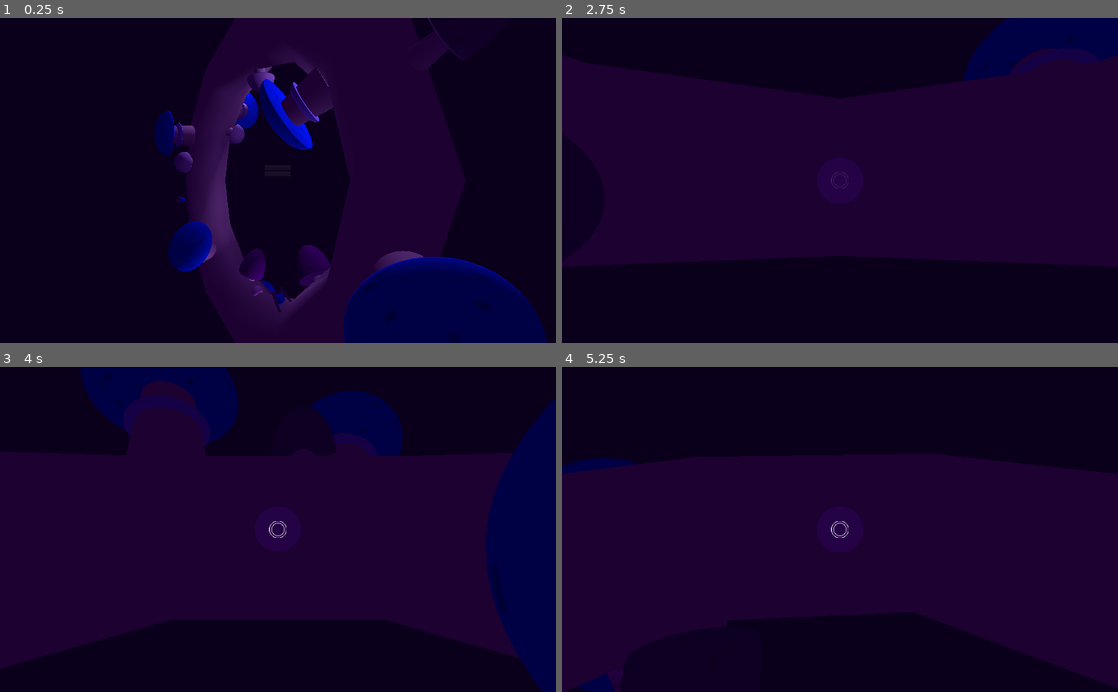
Above: before the commit, frames 1-4 (two rows, left to right).
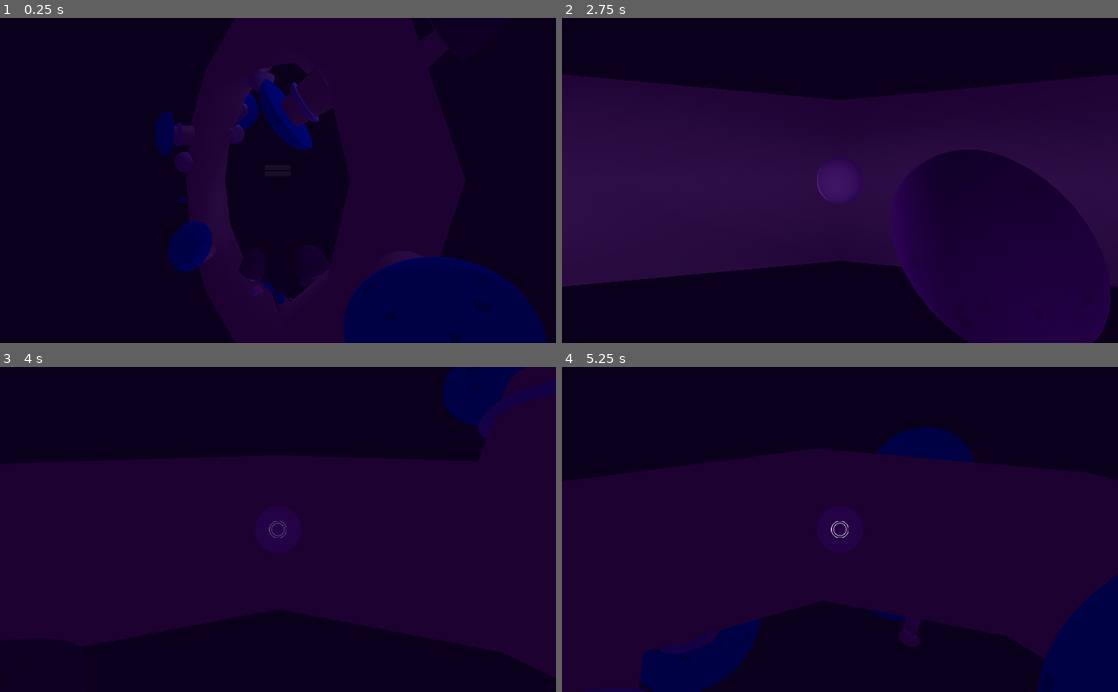
Above: after the commit, the same moments.

Repository: the-alex-g/LD47
Game: Godot game, scene res://Main/Main.tscn
Same seed, same stepped clock (60 frames per second), same inputs: the game is played once before the commit and once after it.
Inputs:
- Up to frame 1 (0.25 s): no input
- Up to frame 2 (2.75 s): click "Play" at 0.5 s; hold Right (Right) 1.28-2.03 s; hold Down (Backward) from 2.03 s (still down)
- Up to frame 3 (4 s): release Down (Backward) at 2.78 s; hold Right (Right) 2.78-3.53 s; hold Up (Forward) from 3.53 s (still down)
- Up to frame 4 (5.25 s): release Up (Forward) at 4.28 s; hold Left (Left) from 4.28 s (still down)

The runs differ from the first frame. In frame 1, 3.7% of the frame differs, in the area x 30-95%, y 0-94%; in frame 2, 17%, in the area x 0-100%, y 0-100%; in frame 3, 17%; in frame 4, 8.3%.

Commit message:
Add lights fade in and out

Diff:
--- a/Main/Main.gd
+++ b/Main/Main.gd
@@ -17,7 +17,8 @@
 	load_main()
 
 func load_main():
-	worldlight.visible = false
+	var _error = tween.interpolate_property(worldlight, "light_energy", null,0,0.5)
+	var _error2 = tween.start()
 	player.start = false
 	player.reset()
 	rods.hide()
@@ -27,6 +28,7 @@
 	for rod in mainmenurods.get_children():
 		rod.show()
 		rod.set_new_location()
+		rod.fadein()
 	lit_rods = 0
 
 func _on_HUD_play():
@@ -35,6 +37,9 @@
 	var _error3 = tween.interpolate_property(camera, "rotation_degrees", Vector3(-37.9, 90, -90), Vector3(0,180,0), 2)
 	var _error4 = tween.start()
 	yield(get_tree().create_timer(2), "timeout")
+	for rod in mainmenurods.get_children():
+		rod.fadeout()
+	yield(get_tree().create_timer(1), "timeout")
 	for rod in mainmenurods.get_children():
 		rod.hide()
 	player.start = true
@@ -56,7 +61,8 @@
 		var _error4 = tween.start()
 
 func _on_Player_lighterup():
-	worldlight.visible = true
+	var _error = tween.interpolate_property(worldlight, "light_energy", 0,1,0.5)
+	var _error2 = tween.start()
 
 func _on_HUD_return_to_main():
 	playercamera.current = false
--- a/Main/Main.tscn
+++ b/Main/Main.tscn
@@ -62,8 +62,8 @@
 [node name="Rod3" parent="MainMenuRods" instance=ExtResource( 4 )]
 
 [node name="OmniLight" type="OmniLight" parent="."]
-visible = false
 light_color = Color( 0.921569, 0.713726, 0.913725, 1 )
+light_energy = 0.0
 
 [node name="Camera" type="Camera" parent="."]
 transform = Transform( 0.614299, -1.68595e-08, 0.789073, -0.789073, -3.44915e-08, 0.614299, 1.68595e-08, -1, -3.44915e-08, 3.53031, 2.272, 0 )
--- /dev/null
+++ b/Scenery/MainMenuRod.gd
@@ -0,0 +1,12 @@
+extends Scenery
+
+onready var tween:Tween = $Tween
+onready var light:OmniLight = $Spatial/MeshInstance/OmniLight
+
+func fadeout():
+	var _error = tween.interpolate_property(light, "light_energy", 1, 0, 1)
+	var _error2 = tween.start()
+
+func fadein():
+	var _error = tween.interpolate_property(light, "light_energy", 0, 1, 1)
+	var _error2 = tween.start()
--- a/Scenery/MainMenuRod.tscn
+++ b/Scenery/MainMenuRod.tscn
@@ -1,6 +1,6 @@
 [gd_scene load_steps=6 format=2]
 
-[ext_resource path="res://Scenery/Scenery.gd" type="Script" id=1]
+[ext_resource path="res://Scenery/MainMenuRod.gd" type="Script" id=1]
 [ext_resource path="res://Colors/Spiral.png" type="Texture" id=2]
 
 [sub_resource type="CylinderMesh" id=1]
@@ -35,3 +35,5 @@
 transform = Transform( 1, 0, 0, 0, 1, 0, 0, 0, 1, 0, 0.250236, 0 )
 mesh = SubResource( 3 )
 material/0 = null
+
+[node name="Tween" type="Tween" parent="."]
--- a/Scenery/Rod.gd
+++ b/Scenery/Rod.gd
@@ -3,6 +3,7 @@
 
 onready var light:OmniLight = $Spatial/MeshInstance/OmniLight
 onready var noise:AudioStreamPlayer3D = $AudioStreamPlayer3D
+onready var tween:Tween = $Tween
 signal lit
 
 func _on_VisibilityNotifier_camera_entered(_camera):
@@ -11,6 +12,15 @@
 
 func _on_Area_area_entered(area):
 	if area.name == "Player" and light.visible == false:
+		fadein()
 		light.visible = true
 		emit_signal("lit")
 		noise.play()
+
+func fadeout():
+	var _error = tween.interpolate_property(light, "light_energy", 1, 0, 1)
+	var _error2 = tween.start()
+
+func fadein():
+	var _error = tween.interpolate_property(light, "light_energy", 0, 1, 1)
+	var _error2 = tween.start()
--- a/Scenery/Rod.tscn
+++ b/Scenery/Rod.tscn
@@ -57,5 +57,7 @@
 [node name="AudioStreamPlayer3D" type="AudioStreamPlayer3D" parent="."]
 stream = ExtResource( 2 )
 unit_db = 10.0
+
+[node name="Tween" type="Tween" parent="."]
 [connection signal="area_entered" from="Spatial/MeshInstance/Area" to="." method="_on_Area_area_entered"]
 [connection signal="camera_entered" from="VisibilityNotifier" to="." method="_on_VisibilityNotifier_camera_entered"]
Not shown: 1 places in Main/Main.tscn that only renumber resources
Not shown: 3 places in Scenery/Rod.tscn that only renumber resources
